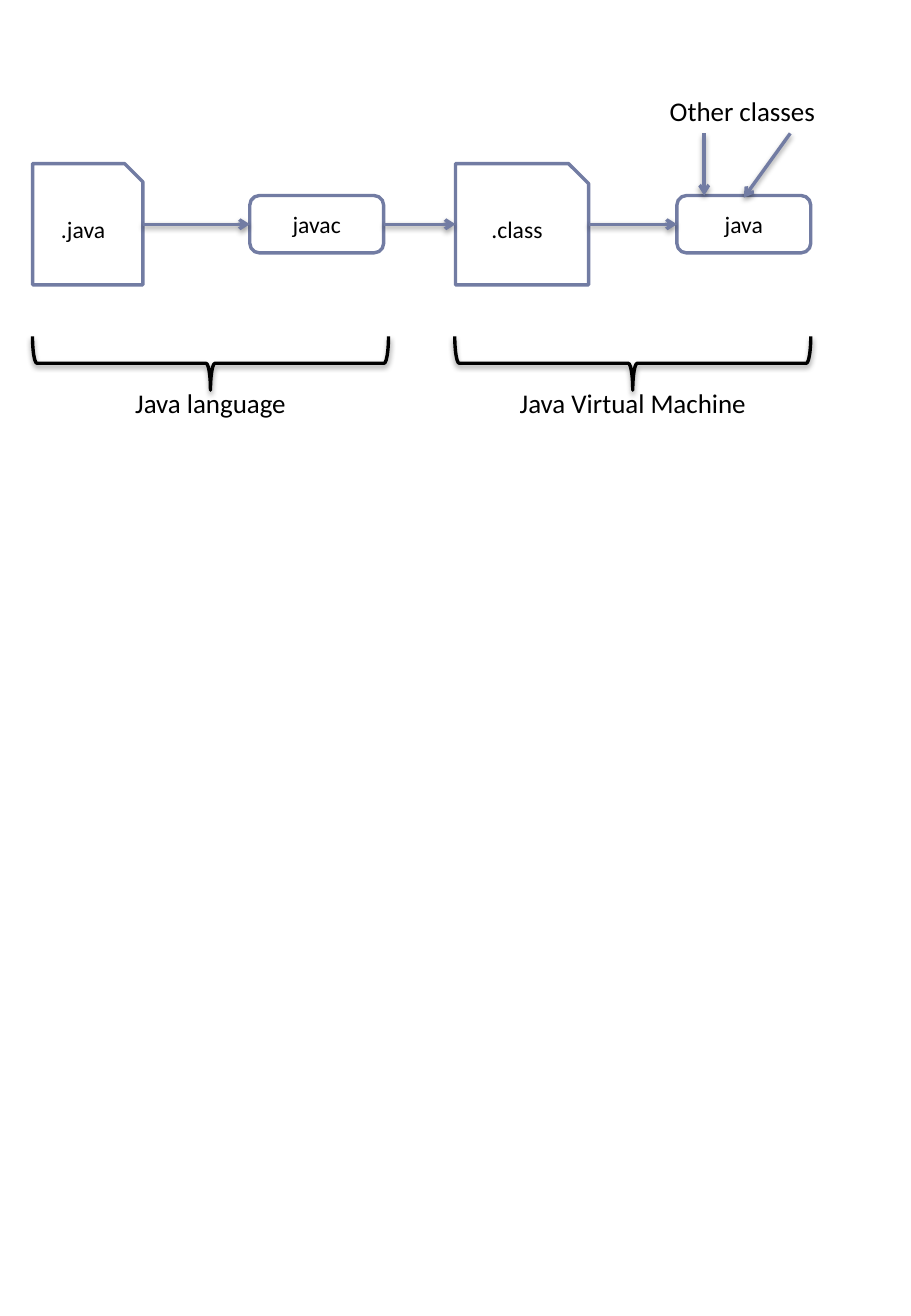
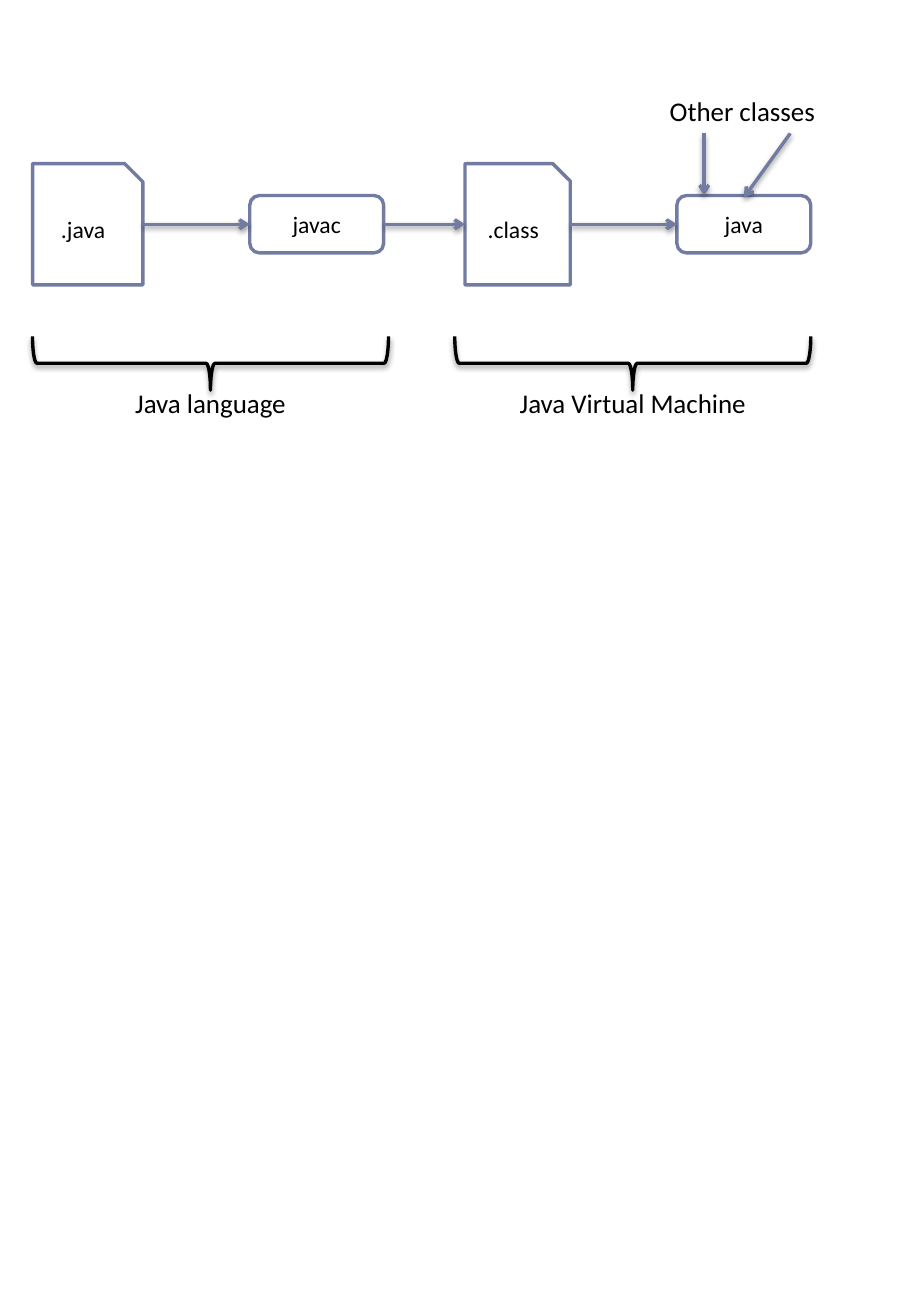
Before and after one commit to donat/incquery-deps, a slide deck: slide 2 of incquery-deps-documentation/visio-diagrams/diagram-source.pptx. Drawn at 911x1316 pixels with LibreOffice and Linux fonts; fonts in the diff are those of the drawing. Boxes give left, top, right and bottom in pixels: in the first picture for what was removed or moved away, otherwise in the second. Text is boxed around its words. In the diff, an @@ line names an element or a change of style, - is before the commit and + after.

```diff
--- a/incquery-deps-documentation/visio-diagrams/diagram-source.pptx
+++ b/incquery-deps-documentation/visio-diagrams/diagram-source.pptx
@@ snip rect ".class": place and size @@
-snip rect ".class" at (456, 164, 589, 285)
+snip rect ".class" at (465, 164, 571, 285)
@@ arrow moved from (384, 225) - (456, 225) to (384, 225) - (465, 225) @@
@@ arrow moved from (589, 225) - (677, 225) to (570, 225) - (677, 225) @@
```
Also in this commit, not shown: 1 other slide changed, 2 other files.
